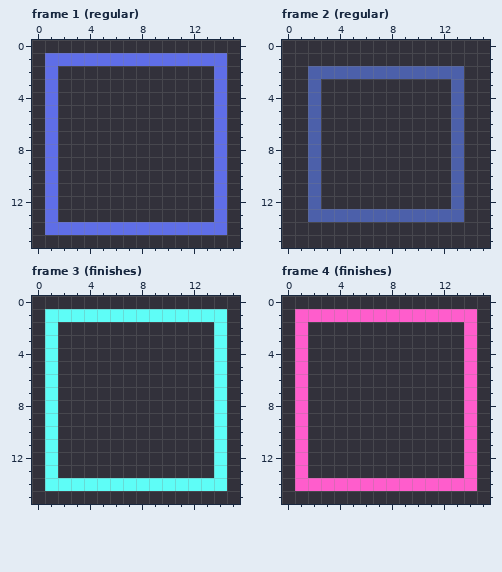
Edited in one commit: pixel-art file (PayItForward/Sprites/grid_tile.aseprite). Above is the file before it was changed.
16x16 pixels, 6 frames. Shown: frame 1 (regular), frame 2 (regular), frame 3 (finishes), frame 4 (finishes). The commit also changed other frames, which this record leaves out.
After:
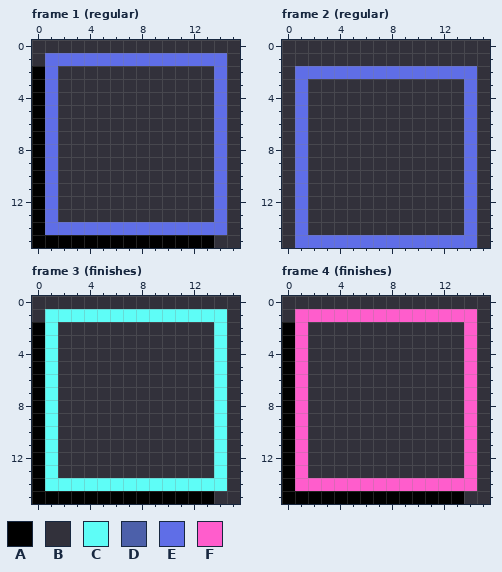
Palette (. is transparent): A #000000  B #32313b  C #5efdf7  D #4c60aa  E #5f6ee7  F #ff5dcc
The edit:
layer "Outline" added
layer "Shadow" added
layer "Layer 1" removed
Changed rows in their new state; - is an unchanged pixel.
Frame 1 (regular), layer "Shadow":
first column x 0:
 2 A-------------
 3 A-------------
 4 A-------------
 5 A-------------
 6 A-------------
 7 A-------------
 8 A-------------
 9 A-------------
10 A-------------
11 A-------------
12 A-------------
13 A-------------
14 A-------------
15 AAAAAAAAAAAAAA
Frame 2 (regular), layer "Outline":
first column x 1:
 2 EEEEEEEEEEEEEE
 3 EB----------BE
 4 EB----------BE
 5 EB----------BE
 6 EB----------BE
 7 EB----------BE
 8 EB----------BE
 9 EB----------BE
10 EB----------BE
11 EB----------BE
12 EB----------BE
13 EBBBBBBBBBBBBE
14 E------------E
15 EEEEEEEEEEEEEE
Frame 3 (finishes), layer "Shadow": the same change as frame 1 (regular)
Frame 4 (finishes), layer "Shadow": the same change as frame 1 (regular)
Where, in picture pixels (left, top, right, bottom), the same in both pictures:
changed: (32, 66, 214, 248)
changed: (295, 66, 477, 248)
changed: (32, 322, 214, 504)
changed: (282, 322, 464, 504)
